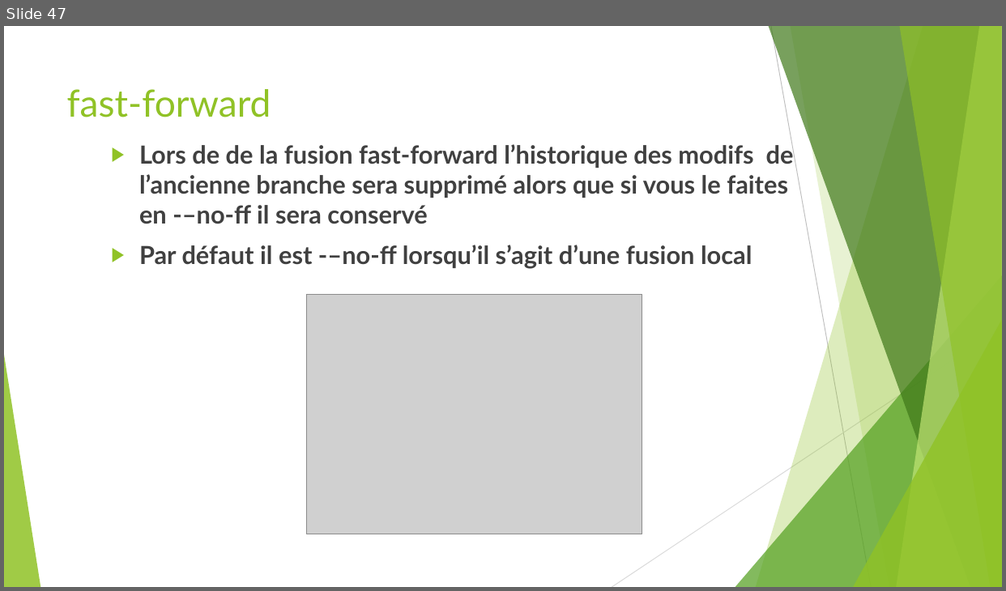
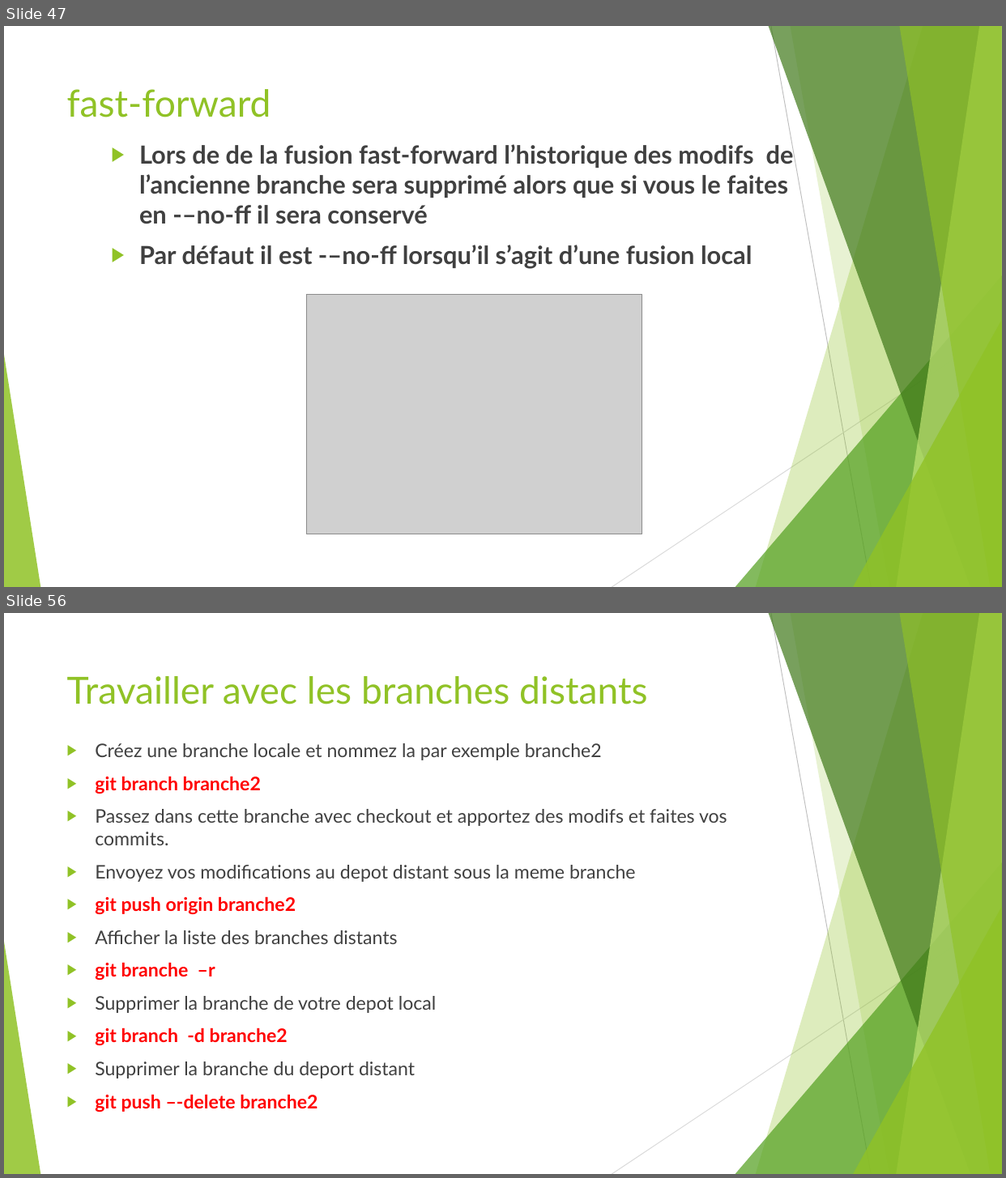
Before and after one commit to ousrah/DEV201, a slide deck: git/Formation Git.pptx. Shown one above the other, each under a label of ours: slide 47 before the commit, slides 47 and 56 after it; the slides between them are not shown. The pictures are 1006x591 and 1006x1178 pixels, drawn with LibreOffice and Linux fonts; fonts in the diff are those of the drawing; grey boxes stand for pictures. Boxes give left, top, right and bottom in pixels: in the first picture for what was removed or moved away, otherwise in the second. Text is boxed around its words. In the diff, an @@ line names an element or a change of style, - is before the commit and + after.

Commit message:
git distant

```diff
--- a/git/Formation Git.pptx
+++ b/git/Formation Git.pptx
@@ slide 56 added at (x1=4, y1=613, x2=1002, y2=1174), background #FFFFFF; not listed: 10 template elements that a slide beside it also shows @@
@@ title added at (x1=67, y1=676, x2=647, y2=705), 36 pt, text #90C226 @@
+Travailler avec les branches distants
@@ text added at (x1=95, y1=743, x2=727, y2=1112), 18 pt, text #404040 @@
+▶ Créez une branche locale et nommez la par exemple branche2
+▶ git branch branche2
+▶ Passez dans cette branche avec checkout et apportez des modifs et faites vos commits.
+▶ Envoyez vos modifications au depot distant sous la meme branche
+▶ git push origin branche2
+▶ Afficher la liste des branches distants
+▶ git branche –r
+▶ Supprimer la branche de votre depot local
+▶ git branch -d branche2
+▶ Supprimer la branche du deport distant
+▶ git push –-delete branche2
```
Also in this commit, not shown: 2 slides changed, 16 other slides added, 1 slide removed.
